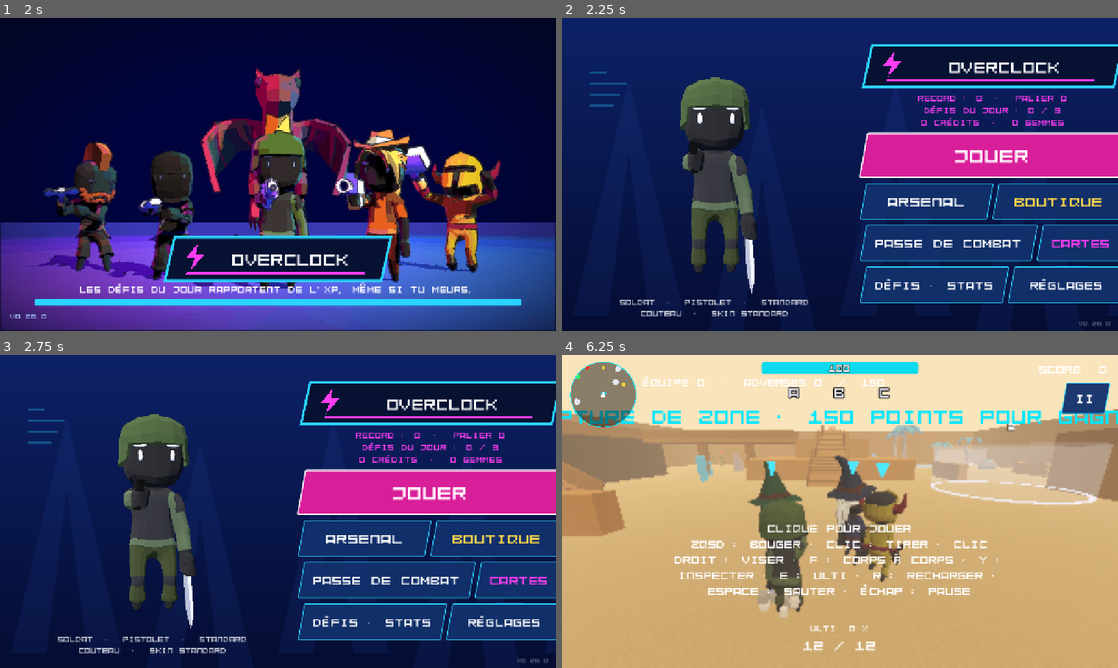
Above: before the commit, frames 1-4 (two rows, left to right).
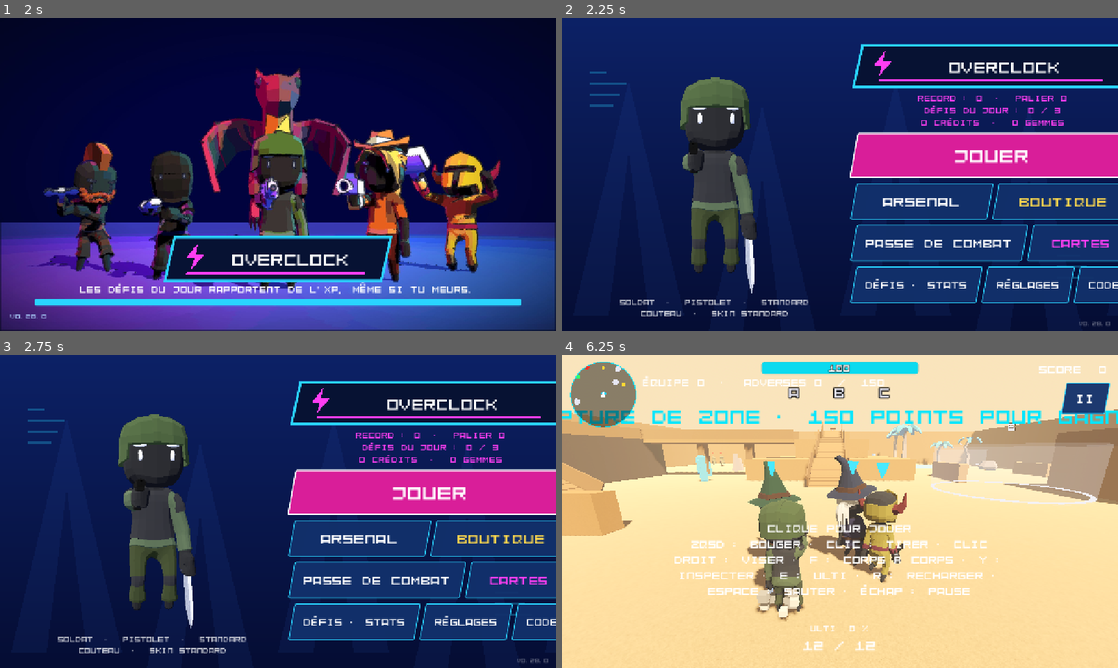
Above: after the commit, the same moments.

Repository: mariusortiz/overclock
Game: Godot game, scene res://scenes/loading.tscn
Same seed, same stepped clock (60 frames per second), same inputs: the game is played once before the commit and once after it.
Inputs (mouse positions are in pixels of both pictures, inside the frame that each line leads up to):
- Up to frame 1 (2 s): tap Enter at 0.5 s; move the mouse to (400, 158) at 0.52 s; hold D (move_right) 0.53-1.25 s; tap B (emote) at 0.6 s; click (400, 158) at 0.67 s; tap Space (jump) at 0.77 s; drag from (166, 190) to (250, 237) at 1.27 s
- Up to frame 2 (2.25 s): move the mouse to (895, 105) at 2.02 s; hold D (move_right) from 2.03 s (still down); tap F (melee) at 2.1 s
- Up to frame 3 (2.75 s): keep holding D (move_right)
- Up to frame 4 (6.25 s): release D (move_right) at 2.75 s; click (1106, 621) at 2.75 s, where only the run after the commit has a clickable "CODE"; click (784, 552) at 3.5 s, where only the run after the commit has a clickable "VALIDER"; click "FERMER" at 4.25 s; click "JOUER" at 5 s; click "JOUER" at 5.75 s

Frame 1 is identical in both runs. In frame 2, 3.9% of the frame differs, in the area x 51-100%, y 8-92%; in frame 3, 3.9%; in frame 4, 66%, in the area x 0-100%, y 17-100%.

Commit message:
Home screen: a code field for rewards
Codes give gems, credits, shop items, cards, boosters or the whole battle
pass, once per save (the test code: every time). Only their SHA-256 is in
the repository.

Co-Authored-By: Claude Opus 5.5 <noreply@anthropic.com>
Claude-Session: https://claude.ai/code/session_01TMrhLU8C9hMQ3DU14F1G1z

Diff:
--- a/scenes/menu.tscn
+++ b/scenes/menu.tscn
@@ -99,14 +99,21 @@
 [node name="Profile" type="Button" parent="Right/Box/Row"]
 custom_minimum_size = Vector2(0, 84)
 size_flags_horizontal = 3
-theme_override_font_sizes/font_size = 28
+theme_override_font_sizes/font_size = 24
 text = "DÉFIS · STATS"
 
 [node name="Settings" type="Button" parent="Right/Box/Row"]
 custom_minimum_size = Vector2(0, 84)
 size_flags_horizontal = 3
-theme_override_font_sizes/font_size = 28
+theme_override_font_sizes/font_size = 24
 text = "RÉGLAGES"
+
+[node name="Code" type="Button" parent="Right/Box/Row"]
+custom_minimum_size = Vector2(0, 84)
+size_flags_horizontal = 3
+size_flags_stretch_ratio = 0.85
+theme_override_font_sizes/font_size = 24
+text = "CODE"
 
 [node name="SettingsPanel" type="Control" parent="."]
 visible = false
--- a/scripts/menu.gd
+++ b/scripts/menu.gd
@@ -57,6 +57,7 @@
 	$Right/Box/Row/Settings.pressed.connect(func() -> void: _settings_panel.visible = true)
 	$Right/Box/Row/Profile.pressed.connect(_profile_panel.open)
 	$SettingsPanel/Center/Panel/Box/Close.pressed.connect(func() -> void: _settings_panel.visible = false)
+	$Right/Box/Row/Code.pressed.connect(_open_code_panel)
 
 
 ## Under the hero: what is equipped. Bottom right: the version.
@@ -150,3 +151,67 @@
 	back.pressed.connect(func() -> void: _mode_panel.visible = false)
 	box.add_child(back)
 	move_child(_mode_panel, -1)
+
+
+## The code field: a code typed here gives its rewards (see PromoCodes).
+func _open_code_panel() -> void:
+	var panel_root := Control.new()
+	panel_root.set_anchors_and_offsets_preset(Control.PRESET_FULL_RECT)
+	add_child(panel_root)
+	var dim := ColorRect.new()
+	dim.color = Color(0, 0, 0, 0.7)
+	dim.set_anchors_and_offsets_preset(Control.PRESET_FULL_RECT)
+	panel_root.add_child(dim)
+	var center := CenterContainer.new()
+	center.set_anchors_and_offsets_preset(Control.PRESET_FULL_RECT)
+	panel_root.add_child(center)
+	var panel := PanelContainer.new()
+	center.add_child(panel)
+	var box := VBoxContainer.new()
+	box.add_theme_constant_override("separation", 14)
+	panel.add_child(box)
+	var title := Label.new()
+	title.text = "CODE"
+	title.horizontal_alignment = HORIZONTAL_ALIGNMENT_CENTER
+	title.add_theme_font_size_override("font_size", 36)
+	title.add_theme_color_override("font_color", Color(0.16, 0.83, 1.0))
+	box.add_child(title)
+	var field := LineEdit.new()
+	field.placeholder_text = "Entre ton code"
+	field.custom_minimum_size = Vector2(520, 72)
+	field.add_theme_font_size_override("font_size", 30)
+	field.alignment = HORIZONTAL_ALIGNMENT_CENTER
+	field.virtual_keyboard_type = LineEdit.KEYBOARD_TYPE_DEFAULT
+	box.add_child(field)
+	var message := Label.new()
+	message.horizontal_alignment = HORIZONTAL_ALIGNMENT_CENTER
+	message.autowrap_mode = TextServer.AUTOWRAP_WORD_SMART
+	message.custom_minimum_size.x = 520
+	message.add_theme_font_size_override("font_size", 22)
+	box.add_child(message)
+	var row := HBoxContainer.new()
+	row.add_theme_constant_override("separation", 12)
+	box.add_child(row)
+	var submit := func() -> void:
+		var result := PromoCodes.redeem(field.text)
+		message.text = ("Obtenu : " + result[1]) if result[0] else result[1]
+		message.add_theme_color_override("font_color", Color(1.0, 0.8, 0.25) if result[0] else Color(1.0, 0.4, 0.4))
+		if result[0]:
+			field.text = ""
+	var validate := Button.new()
+	validate.text = "VALIDER"
+	validate.custom_minimum_size = Vector2(0, 64)
+	validate.size_flags_horizontal = Control.SIZE_EXPAND_FILL
+	validate.add_theme_font_size_override("font_size", 24)
+	validate.pressed.connect(submit)
+	row.add_child(validate)
+	field.text_submitted.connect(func(_text: String) -> void: submit.call())
+	var close := Button.new()
+	close.text = "FERMER"
+	close.custom_minimum_size = Vector2(0, 64)
+	close.size_flags_horizontal = Control.SIZE_EXPAND_FILL
+	close.add_theme_font_size_override("font_size", 24)
+	# Reloads the home screen, so its credits, gems and boosters are up to date.
+	close.pressed.connect(get_tree().reload_current_scene, CONNECT_DEFERRED)
+	row.add_child(close)
+	field.grab_focus()
--- /dev/null
+++ b/scripts/promo_codes.gd
@@ -0,0 +1,98 @@
+class_name PromoCodes
+## Codes typed on the home screen (CODE) for rewards: gems, credits, shop
+## items, cards, boosters, battle pass tiers. Each code works once per save,
+## except the ones marked "repeat" (the test code).
+##
+## The codes themselves are not written here, only their SHA-256 (the code in
+## capitals, without spaces): the repository is public, the hash does not give
+## the code away. To add one, see README ("Codes").
+
+const USED_KEY := "promo_codes_used"
+## What each code gives, by its hash:
+##   "gems", "credits": amounts;
+##   "items": shop item ids (heroes, guns, skins), or "all_shop";
+##   "cards": card ids, or "all" (one of each);
+##   "boosters": {"standard": n, "rare": n};
+##   "pass_complete": every battle pass tier;
+##   "repeat": usable again and again.
+const CODES := {
+	# The test code: everything.
+	"f8e9ba92bc9d944d69bb7545813a0ebb8272c56cc99e860189087cc3261740eb": {
+		"gems": 10000, "credits": 100000, "items": "all_shop", "cards": "all",
+		"boosters": {"standard": 5, "rare": 5}, "pass_complete": true, "repeat": true},
+	# BIENVENUE
+	"6dc420a9ea8e9ba1307c227deeac5e85b59a7afe19a29e96effb926cc79f3c5b": {
+		"gems": 500, "boosters": {"standard": 2}},
+	# ESCOUADE
+	"e4d370b3de8fa9d94cbe74342fb83fe5dce9c4394fcb190ab347d82db2e3cbe9": {
+		"items": ["kunoichi"], "boosters": {"rare": 1}},
+	# TITANMK2
+	"8fd4dc1e2ddf85b78170bdf9c814910a036a6a8a41a85a10bec3653f15080aa4": {
+		"gems": 1000, "cards": ["card_titan_mk2"], "boosters": {"rare": 1}},
+}
+
+
+## The code as stored: capitals, no spaces.
+static func normalize(code: String) -> String:
+	return code.strip_edges().to_upper().replace(" ", "")
+
+
+## Gives the code's rewards. Returns [true, what was given] or [false, why not].
+static func redeem(code: String) -> Array:
+	var key := normalize(code).sha256_text()
+	if not CODES.has(key):
+		return [false, "Code inconnu."]
+	var reward: Dictionary = CODES[key]
+	var used: Array = SaveData.load_progress(USED_KEY, [])
+	if key in used and not reward.get("repeat", false):
+		return [false, "Code déjà utilisé."]
+	var given: Array[String] = []
+	if reward.has("gems"):
+		Wallet.add_gems(reward.gems)
+		given.append("%d gemmes" % reward.gems)
+	if reward.has("credits"):
+		Wallet.add_credits(reward.credits)
+		given.append("%d crédits" % reward.credits)
+	var items: Array = _shop_ids() if str(reward.get("items", "")) == "all_shop" else reward.get("items", [])
+	var new_items := 0
+	for id: String in items:
+		if Wallet.give(id):
+			new_items += 1
+	if new_items > 0:
+		given.append(Loadout.find(items[0]).item.name if items.size() == 1 else "%d articles de la boutique" % new_items)
+	var cards: Array = []
+	if str(reward.get("cards", "")) == "all":
+		for card: Dictionary in Cards.CATALOG:
+			cards.append(card.id)
+	else:
+		cards = reward.get("cards", [])
+	for id: String in cards:
+		Cards.add(id)
+	if cards.size() == 1:
+		given.append("la carte %s" % Cards.find(cards[0]).name)
+	elif cards.size() > 1:
+		given.append("%d cartes" % cards.size())
+	var boosters: Dictionary = reward.get("boosters", {})
+	for kind: String in boosters:
+		Cards.give_booster(kind, boosters[kind])
+		var plural := "s" if boosters[kind] > 1 else ""
+		given.append("%d booster%s%s" % [boosters[kind], plural, (" rare" + plural) if kind == "rare" else ""])
+	if reward.get("pass_complete", false):
+		var all_tiers := 0
+		for tier in range(1, BattlePass.REWARDS.size() + 1):
+			all_tiers += BattlePass.tier_cost(tier)
+		BattlePass.add_xp(maxi(all_tiers - BattlePass.total_xp(), 0))
+		given.append("tout le passe de combat")
+	if key not in used:
+		used.append(key)
+		SaveData.save_progress(USED_KEY, used)
+	return [true, ", ".join(given)]
+
+
+static func _shop_ids() -> Array:
+	var ids := []
+	for group: Array in [Loadout.CHARACTERS, Loadout.WEAPONS, Loadout.SKINS]:
+		for item: Dictionary in group:
+			if item.get("shop", false):
+				ids.append(item.id)
+	return ids
--- a/scripts/wallet.gd
+++ b/scripts/wallet.gd
@@ -47,6 +47,16 @@
 	return true
 
 
+## Adds `id` to what the player owns, for free (a code). False if already owned.
+static func give(id: String) -> bool:
+	if owns(id):
+		return false
+	var owned := _owned()
+	owned.append(id)
+	SaveData.save_progress(OWNED_KEY, owned)
+	return true
+
+
 ## Pays `price` for something used up (a booster). False if too poor.
 static func spend(price: int, currency: String) -> bool:
 	var balance := credits() if currency == CREDITS_KEY else gems()
Not shown, added: scripts/promo_codes.gd.uid
